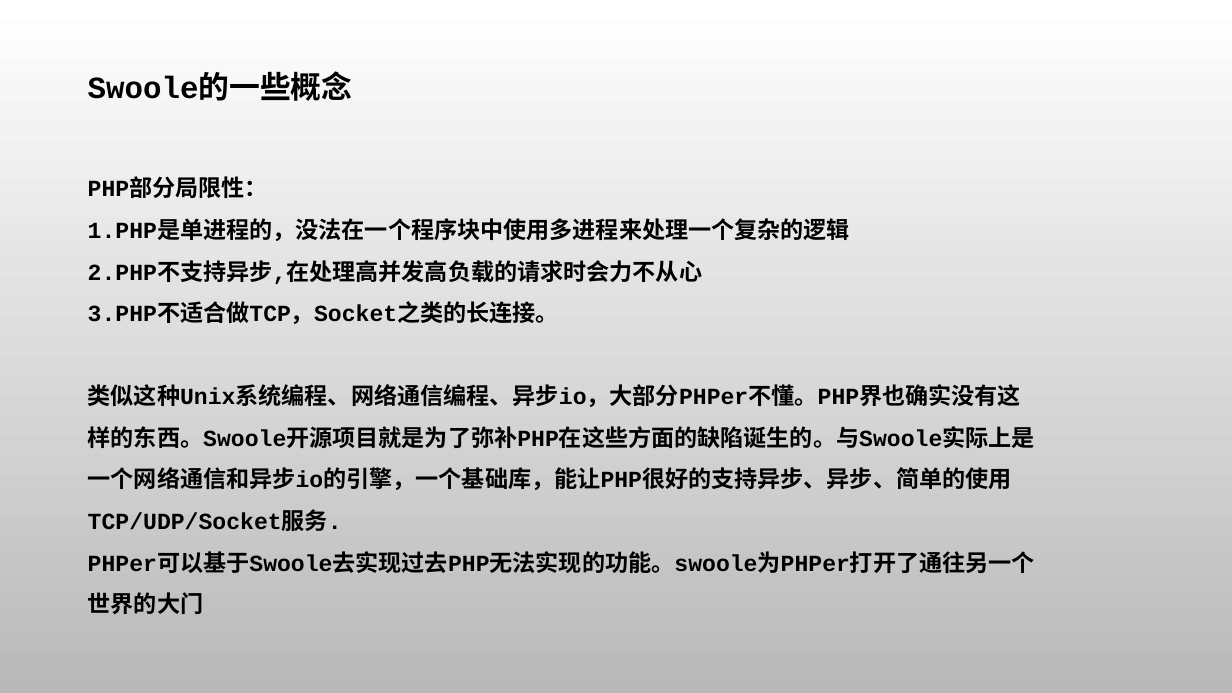
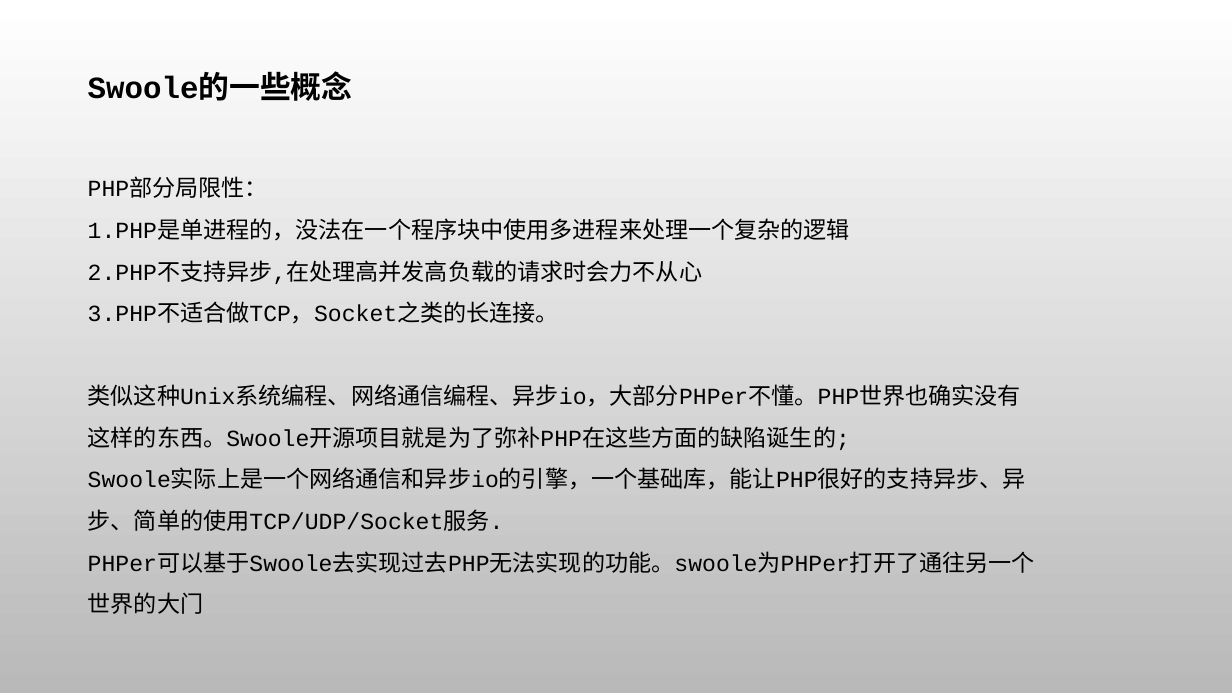
Before and after one commit to zhimma/swoole-demo, a slide deck: slide 2 of swoole.pptx. Drawn at 1232x693 pixels with LibreOffice and Linux fonts; fonts in the diff are those of the drawing. Boxes give left, top, right and bottom in pixels: in the first picture for what was removed or moved away, otherwise in the second. Text is boxed around its words. In the diff, an @@ line names an element or a change of style, - is before the commit and + after.

```diff
--- a/swoole.pptx
+++ b/swoole.pptx
@@ text at [88,180,1035,573]: bold off in "PHP部分局限性：", "1.PHP是单进程的，没法在一个程序块中使用多进程来处理一个复杂的逻辑", "2.PHP不支持异步,在处理高并发高负载的请求时会力不从心", "3.PHP不适合做TCP，Socket之类的长连接。" and 1 more places @@
@@ text at [88,384,1026,531]: text changed; bold off @@
-类似这种Unix系统编程、网络通信编程、异步io，大部分PHPer不懂。PHP界也确实没有这样的东西。Swoole开源项目就是为了弥补PHP在这些方面的缺陷诞生的。与Swoole实际上是一个网络通信和异步io的引擎，一个基础库，能让PHP很好的支持异步、异步、简单的使用TCP/UDP/Socket服务.
+类似这种Unix系统编程、网络通信编程、异步io，大部分PHPer不懂。PHP世界也确实没有这样的东西。Swoole开源项目就是为了弥补PHP在这些方面的缺陷诞生的;
+Swoole实际上是一个网络通信和异步io的引擎，一个基础库，能让PHP很好的支持异步、异步、简单的使用TCP/UDP/Socket服务.
```
Also in this commit, not shown: 1 slide added, 2 other files.
